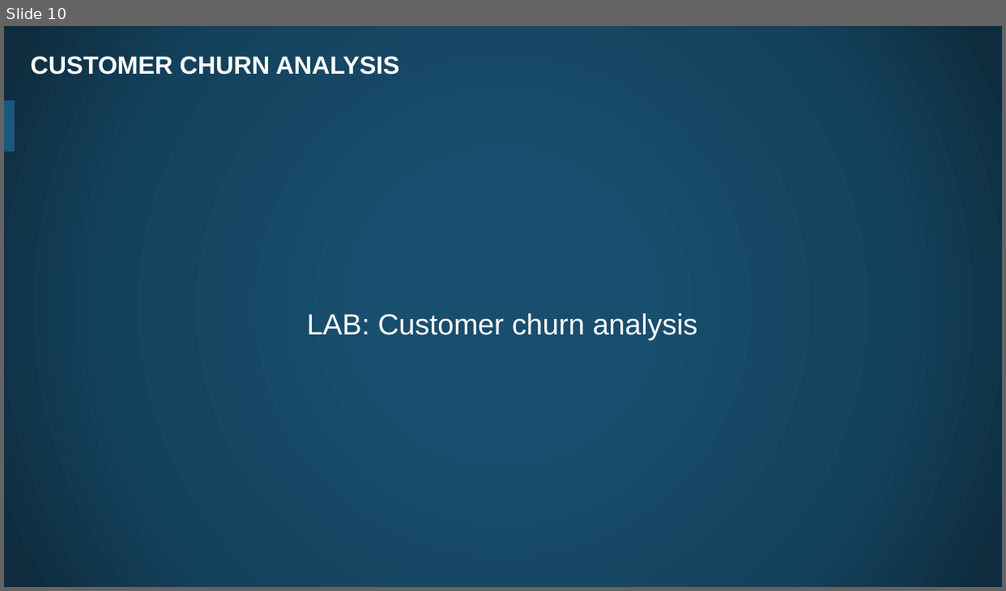
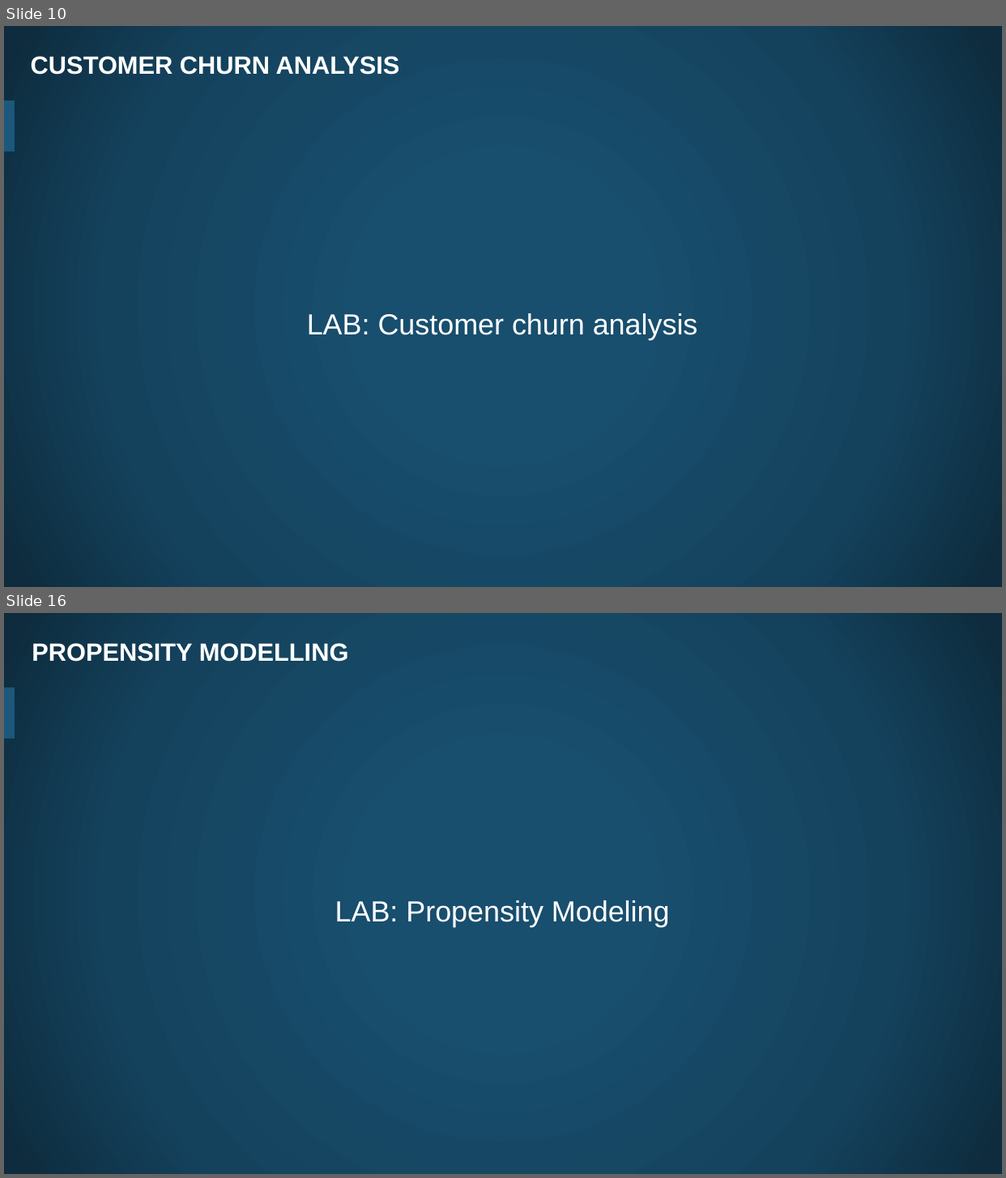
Before and after one commit to thehn/data-analytics-with-spark, a slide deck: slides/06. Spark Machine Learning - Labs Practice.pptx. Shown one above the other, each under a label of ours: slide 10 before the commit, slides 10 and 16 after it; the slides between them are not shown. The pictures are 1006x591 and 1006x1178 pixels, drawn with LibreOffice and Linux fonts; fonts in the diff are those of the drawing; background and template pictures are left out. Boxes give left, top, right and bottom in pixels: in the first picture for what was removed or moved away, otherwise in the second. Text is boxed around its words. In the diff, an @@ line names an element or a change of style, - is before the commit and + after.

```diff
--- a/slides/06. Spark Machine Learning - Labs Practice.pptx
+++ b/slides/06. Spark Machine Learning - Labs Practice.pptx
@@ slide 16 added at (4,613,1002,1174), background picture (left out); not listed: 1 template element that a slide beside it also shows @@
@@ title added at (32,643,349,662), 24 pt, text #FFFFFF, bold @@
+PROPENSITY MODELLING
@@ text added at (335,901,670,927), 28 pt, text #FFFFFF @@
+LAB: Propensity Modeling
```
Also in this commit, not shown: 1 slide changed, 9 other slides added, 21 other files.
